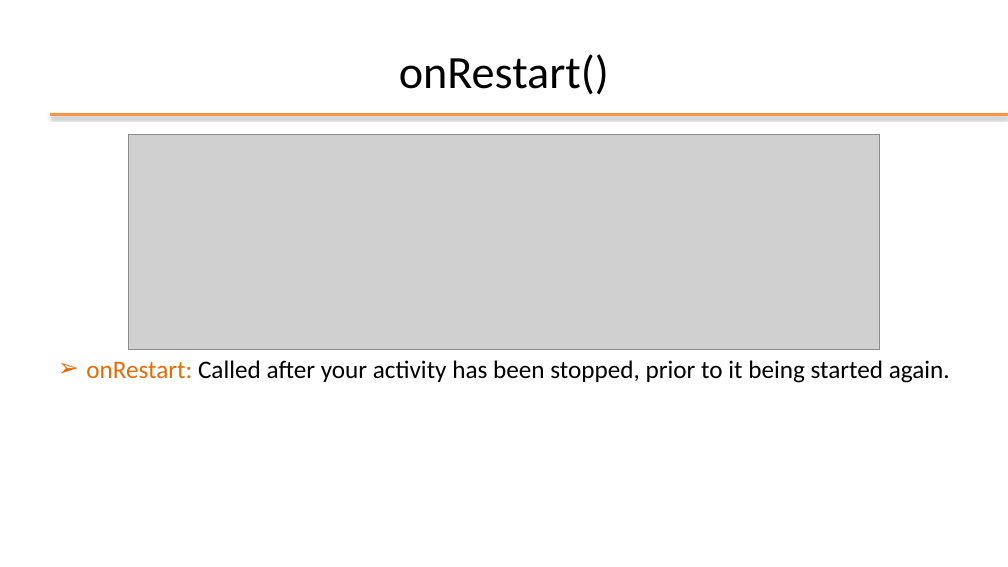
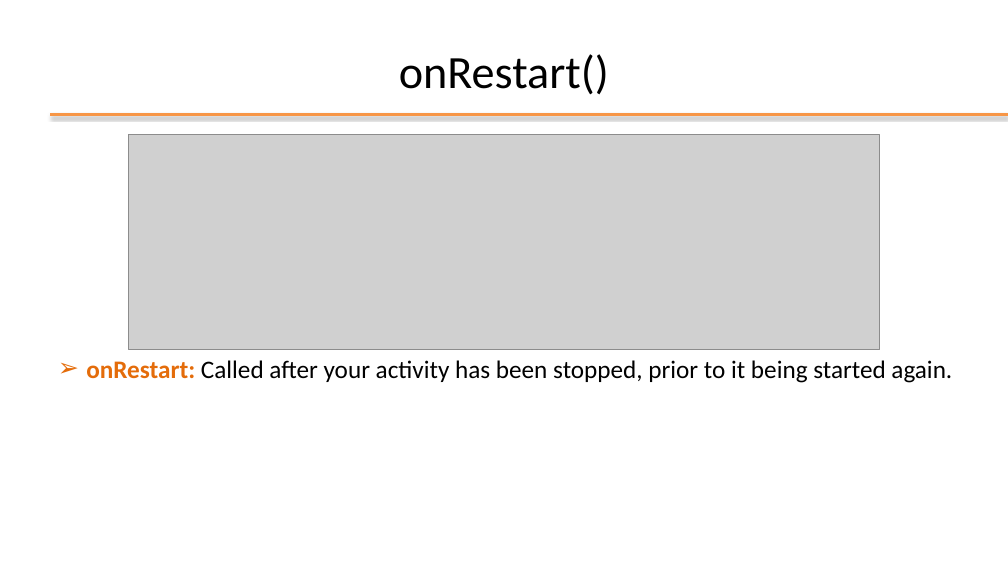
Before and after one commit to StePoli-00/Getting-started-with-Android, a slide deck: slide 15 of 03-Key elements of application.pptx. Drawn at 1008x567 pixels with LibreOffice and Linux fonts; fonts in the diff are those of the drawing; grey boxes stand for pictures; background and template pictures are left out. Boxes give left, top, right and bottom in pixels: in the first picture for what was removed or moved away, otherwise in the second. Text is boxed around its words. In the diff, an @@ line names an element or a change of style, - is before the commit and + after.

```diff
--- a/03-Key elements of application.pptx
+++ b/03-Key elements of application.pptx
@@ text "onRestart: Called after your activity ..." at [86,360,952,383]: bold on in "onRestart:" @@
```
Also in this commit, not shown: 4 other slides changed, 7 slides added, 2 slides removed.
